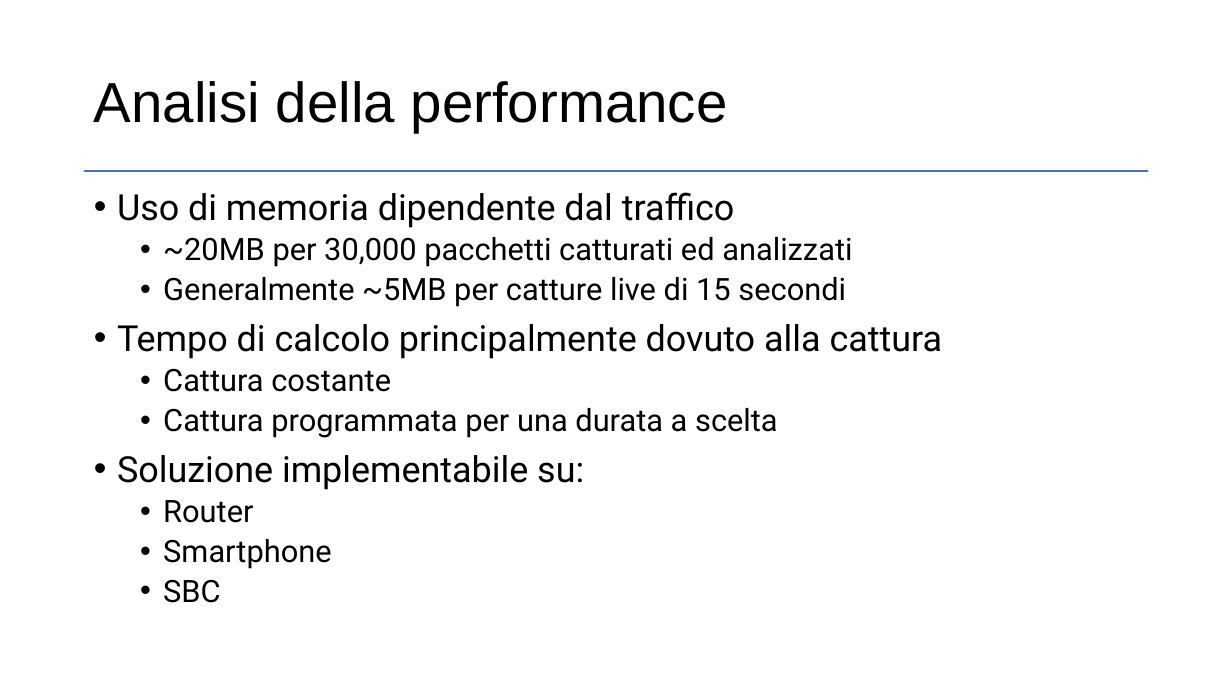
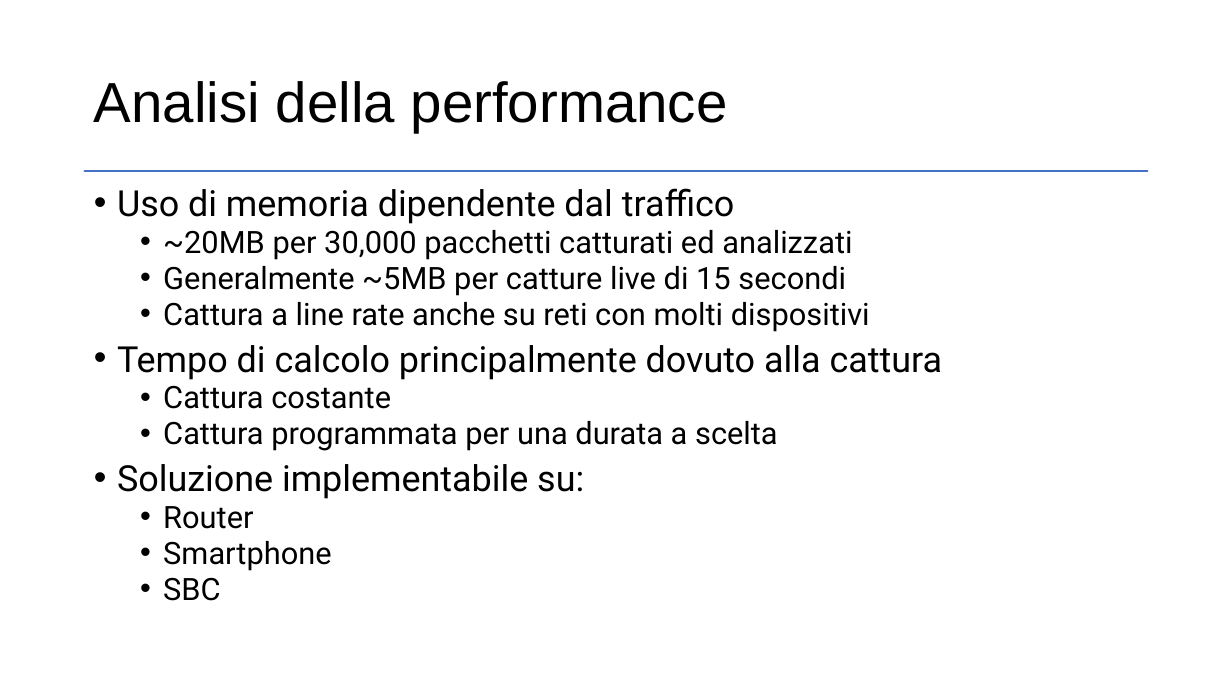
Before and after one commit to dcasenove/Tesi, a slide deck: slide 14 of Presentazione.pptx (slide 10 before the commit). Drawn at 1232x693 pixels with LibreOffice and Linux fonts; fonts in the diff are those of the drawing. Boxes give left, top, right and bottom in pixels: in the first picture for what was removed or moved away, otherwise in the second. Text is boxed around its words. In the diff, an @@ line names an element or a change of style, - is before the commit and + after.

```diff
--- a/Presentazione.pptx
+++ b/Presentazione.pptx
@@ text at <box>117,188,943,601</box>: line spacing 0.9 to 0.8 @@
@@ text at <box>163,302,870,332</box>: paragraph added @@
+  • Cattura a line rate anche su reti con molti dispositivi
```
Also in this commit, not shown: 14 other slides changed, 1 slide added, 1 other file.
